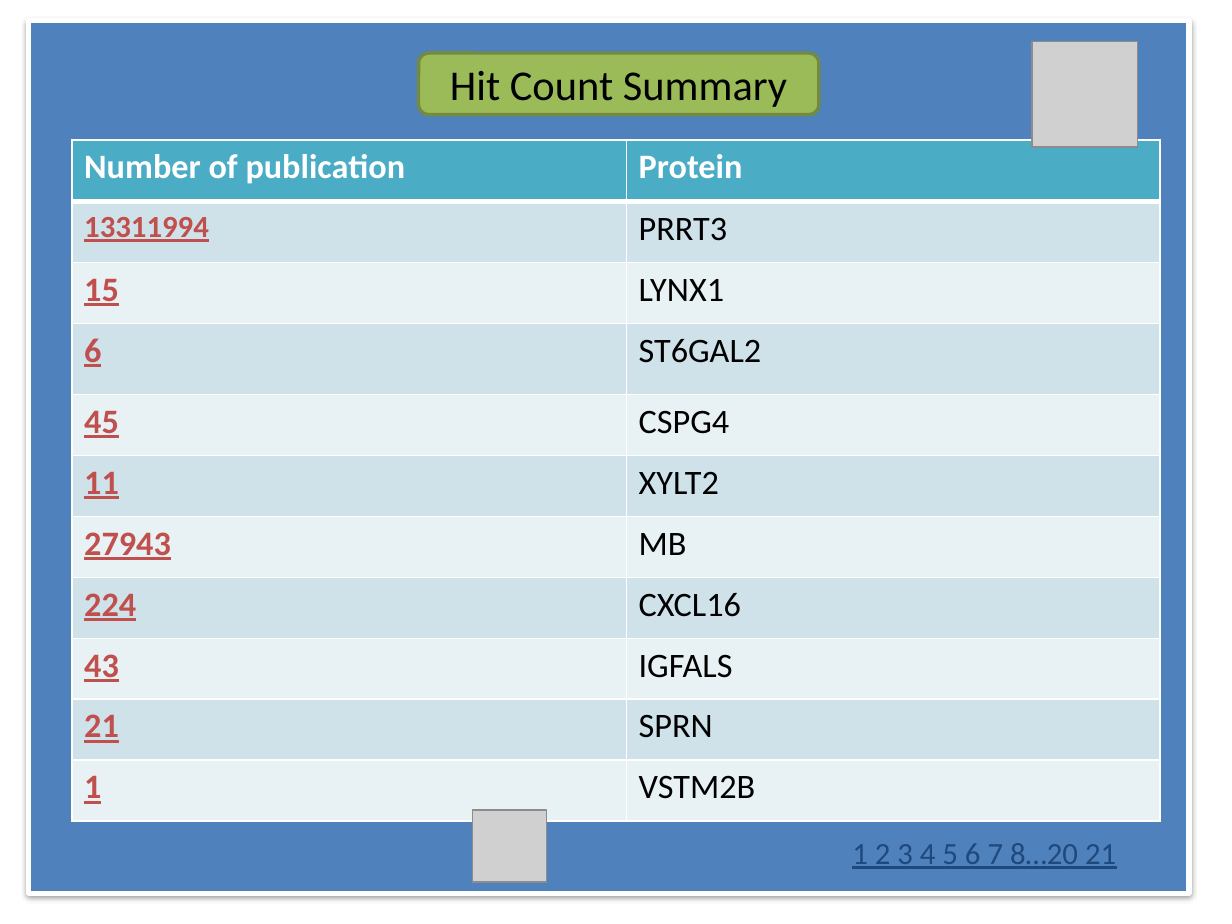
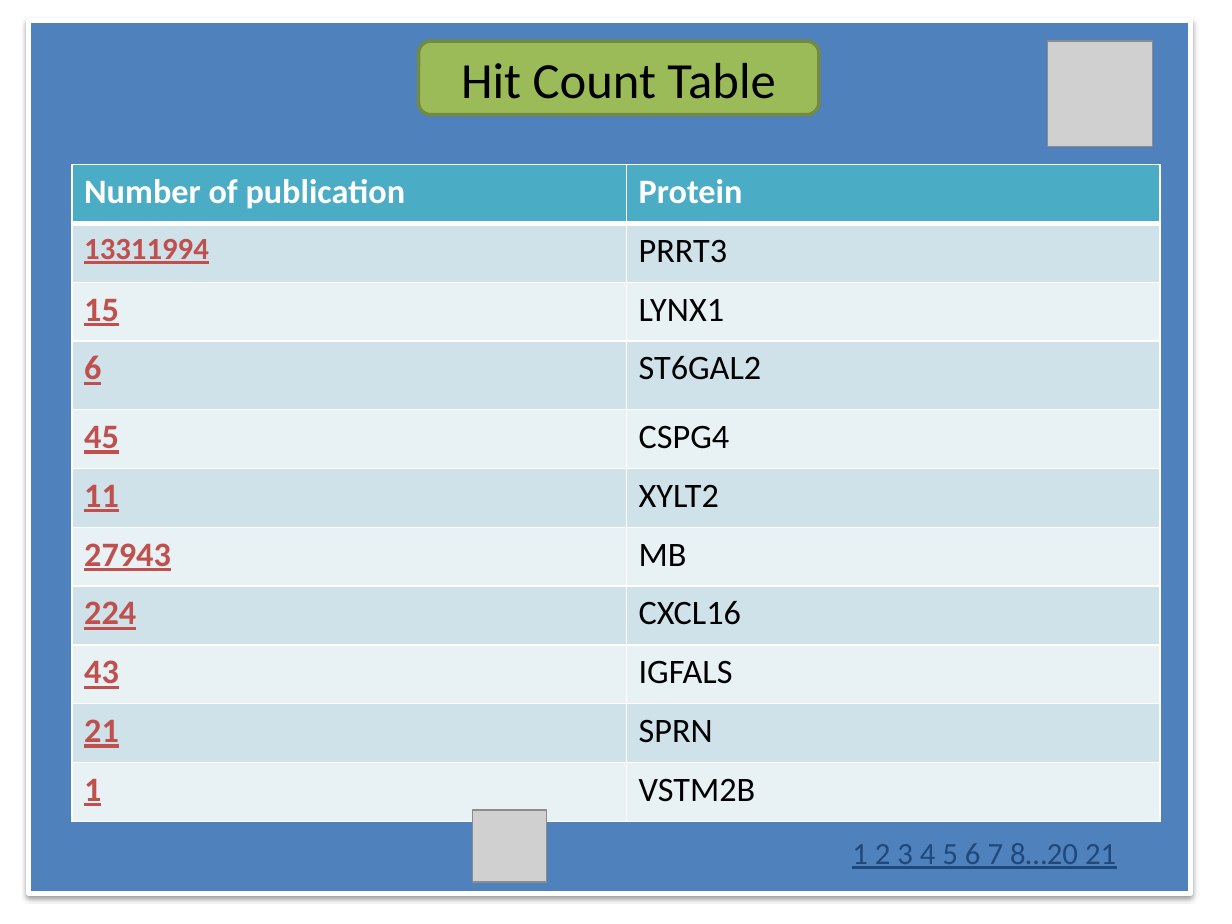
Before and after one commit to bluewood/HighThroughputDataRetrieval, a slide deck: slide 17 of Documents/GUI.pptx. Drawn at 1232x924 pixels with LibreOffice and Linux fonts; fonts in the diff are those of the drawing; grey boxes stand for pictures. Boxes give left, top, right and bottom in pixels: in the first picture for what was removed or moved away, otherwise in the second. Text is boxed around its words. In the diff, an @@ line names an element or a change of style, - is before the commit and + after.

```diff
--- a/Documents/GUI.pptx
+++ b/Documents/GUI.pptx
@@ rounded rectangle "Hit Count Table": place and size @@
-rounded rectangle "Hit Count Table" at [419, 53, 819, 115]
+rounded rectangle "Hit Count Table" at [419, 41, 819, 115]
@@ picture: place and size @@
-picture at [1032, 42, 1138, 148]
+picture at [1047, 41, 1153, 147]
@@ text in rounded rectangle at [461, 63, 775, 99]: text changed; size 24.8 to 29.6 pt @@
-Hit Count Summary
+Hit Count Table
@@ table: place and size @@
-table at [71, 140, 1159, 822]
+table at [71, 164, 1159, 821]
```
Also in this commit, not shown: 3 other slides changed, 18 other files.
